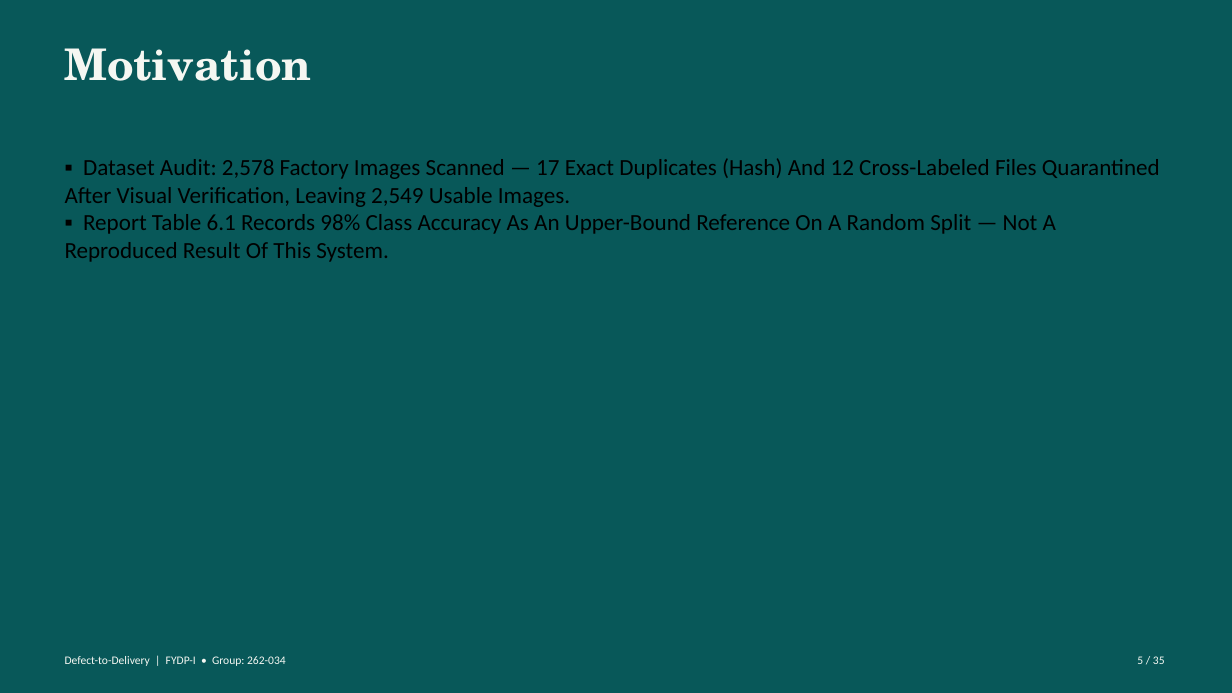
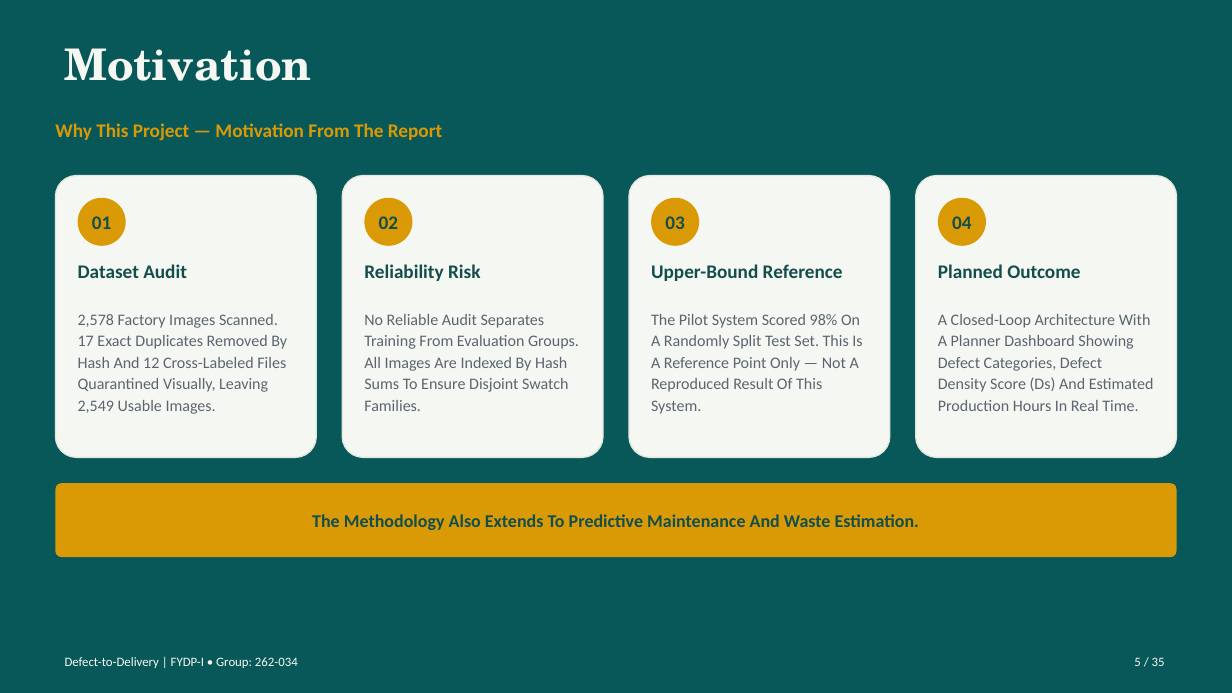
Before and after one commit to labib-ux/FYDP, a slide deck: slide 5 of slides/Defect-to-Delivery_262-034.pptx. Drawn at 1232x693 pixels with LibreOffice and Linux fonts; fonts in the diff are those of the drawing. Boxes give left, top, right and bottom in pixels: in the first picture for what was removed or moved away, otherwise in the second. Text is boxed around its words. In the diff, an @@ line names an element or a change of style, - is before the commit and + after.

Commit message:
Update Defect-to-Delivery presentation slides

```diff
--- a/slides/Defect-to-Delivery_262-034.pptx
+++ b/slides/Defect-to-Delivery_262-034.pptx
@@ text added at bbox=[55, 123, 442, 141], 15 pt, text #D99A06, bold @@
+Why This Project — Motivation From The Report
@@ rounded rectangle added at bbox=[55, 176, 316, 457], fill #F5F7F2, outline #E3E7DE 1 pt @@
@@ text removed at bbox=[65, 158, 1160, 262] @@
-▪ Dataset Audit: 2,578 Factory Images Scanned — 17 Exact Duplicates (Hash) And 12 Cross-Labeled Files Quarantined After Visual Verification, Leaving 2,549 Usable Images.
-▪ Report Table 6.1 Records 98% Class Accuracy As An Upper-Bound Reference On A Random Split — Not A Reproduced Result Of This System.
@@ rounded rectangle added at bbox=[342, 176, 603, 457], fill #F5F7F2, outline #E3E7DE 1 pt @@
@@ rounded rectangle added at bbox=[628, 176, 889, 457], fill #F5F7F2, outline #E3E7DE 1 pt @@
@@ rounded rectangle added at bbox=[916, 176, 1177, 457], fill #F5F7F2, outline #E3E7DE 1 pt @@
@@ ellipse added at bbox=[78, 198, 126, 246], fill #D99A06, 15 pt, text #144E4C, bold @@
+01
@@ ellipse added at bbox=[364, 198, 412, 246], fill #D99A06, 15 pt, text #144E4C, bold @@
+02
@@ ellipse added at bbox=[651, 198, 699, 246], fill #D99A06, 15 pt, text #144E4C, bold @@
+03
@@ ellipse added at bbox=[938, 198, 986, 246], fill #D99A06, 15 pt, text #144E4C, bold @@
+04
@@ text added at bbox=[78, 264, 187, 278], 15 pt, text #144E4C, bold @@
+Dataset Audit
@@ text added at bbox=[364, 264, 480, 281], 15 pt, text #144E4C, bold @@
+Reliability Risk
@@ text added at bbox=[651, 264, 843, 281], 15 pt, text #144E4C, bold @@
+Upper-Bound Reference
@@ text added at bbox=[938, 264, 1080, 278], 15 pt, text #144E4C, bold @@
+Planned Outcome
@@ text added at bbox=[78, 314, 287, 414], 12.5 pt, text #5B6570 @@
+2,578 Factory Images Scanned. 17 Exact Duplicates Removed By Hash And 12 Cross-Labeled Files Quarantined Visually, Leaving 2,549 Usable Images.
@@ text added at bbox=[364, 314, 579, 411], 12.5 pt, text #5B6570 @@
+No Reliable Audit Separates Training From Evaluation Groups. All Images Are Indexed By Hash Sums To Ensure Disjoint Swatch Families.
@@ text added at bbox=[651, 314, 862, 414], 12.5 pt, text #5B6570 @@
+The Pilot System Scored 98% On A Randomly Split Test Set. This Is A Reference Point Only — Not A Reproduced Result Of This System.
@@ text added at bbox=[938, 314, 1154, 411], 12.5 pt, text #5B6570 @@
+A Closed-Loop Architecture With A Planner Dashboard Showing Defect Categories, Defect Density Score (Ds) And Estimated Production Hours In Real Time.
@@ rounded rectangle added at bbox=[55, 483, 1177, 557], fill #D99A06, 14 pt, text #144E4C, bold @@
+The Methodology Also Extends To Predictive Maintenance And Waste Estimation.
@@ text "Defect-to-Delivery | FYDP-I • Group: ..." at bbox=[65, 657, 298, 668]: size 9 to 10 pt @@
@@ text "5 / 35" at bbox=[1134, 657, 1165, 666]: size 9 to 10 pt @@
```
Also in this commit, not shown: 34 other slides changed.
